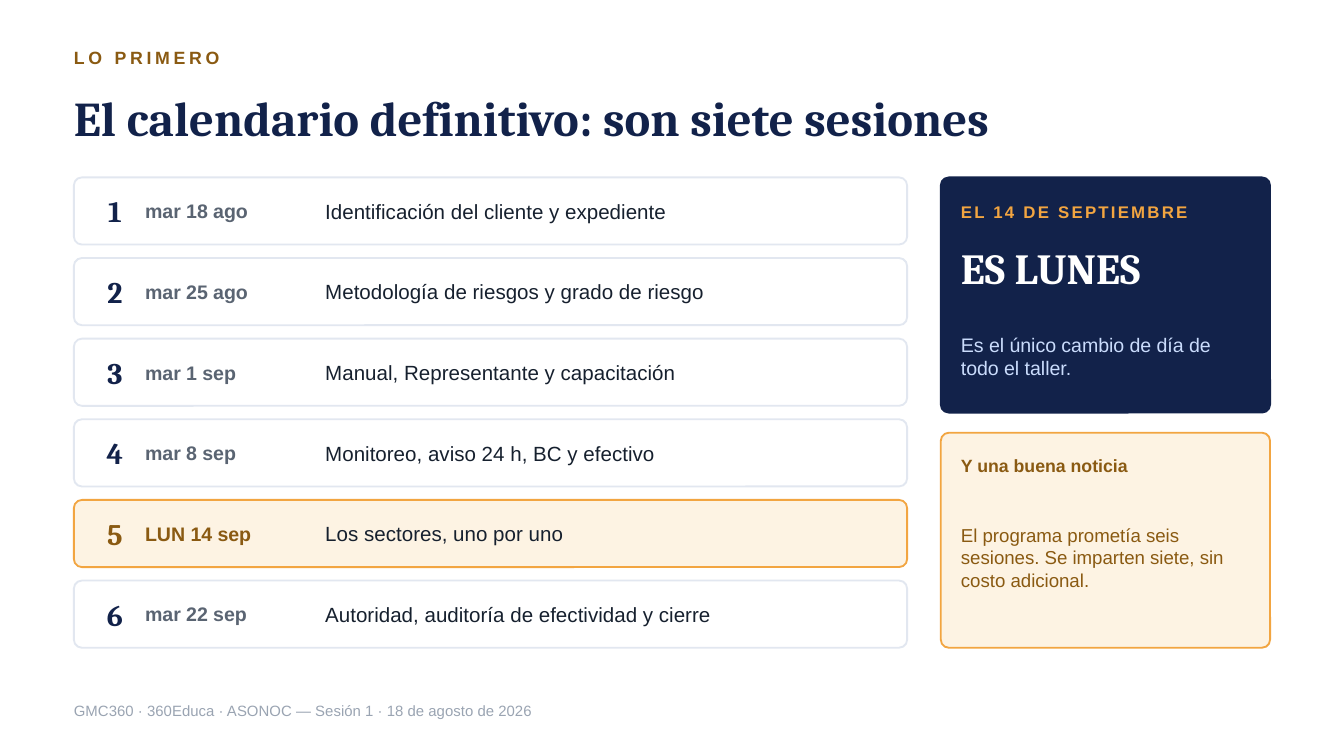
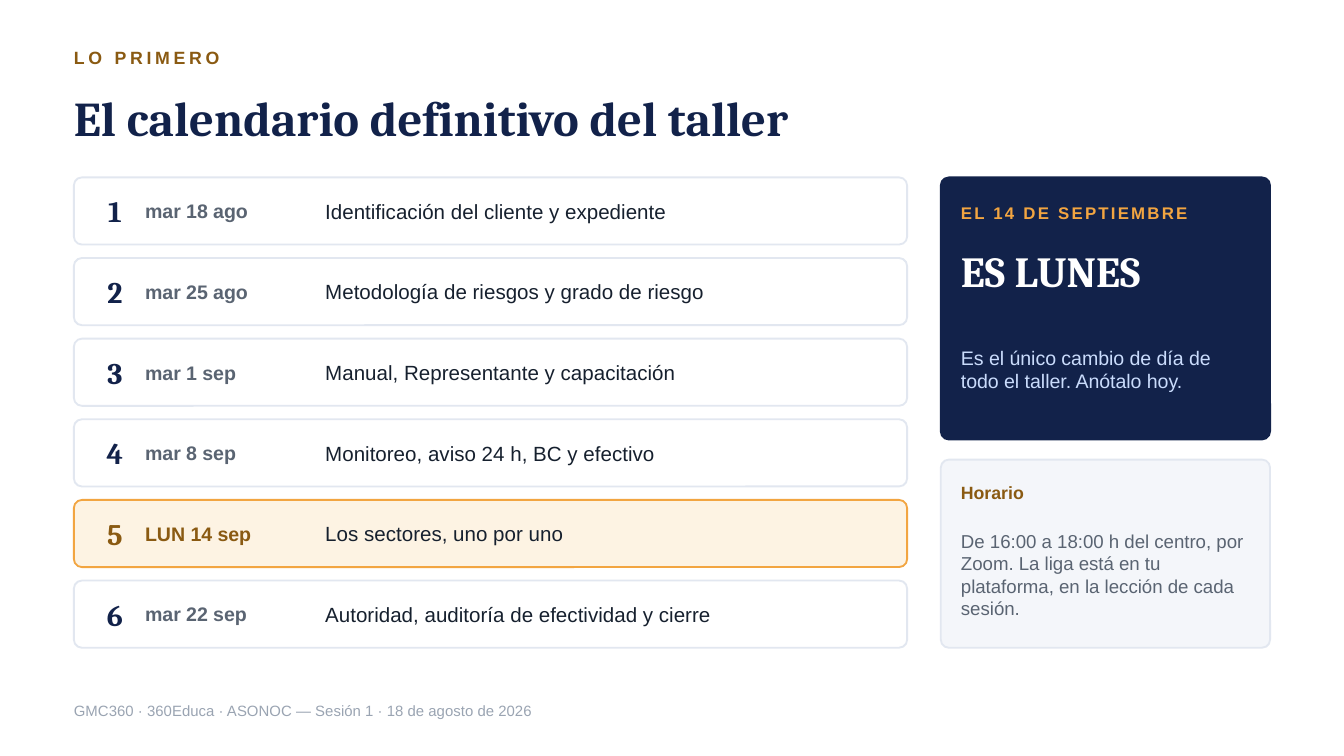
Before and after one commit to maribelvazquez/S01-TAV-IDENTIFICACION, a slide deck: slide 2 of s01/S01_ALU_01_Presentacion.pptx. Drawn at 1344x756 pixels with LibreOffice and Linux fonts; fonts in the diff are those of the drawing. Boxes give left, top, right and bottom in pixels: in the first picture for what was removed or moved away, otherwise in the second. Text is boxed around its words. In the diff, an @@ line names an element or a change of style, - is before the commit and + after.

```diff
--- a/s01/S01_ALU_01_Presentacion.pptx
+++ b/s01/S01_ALU_01_Presentacion.pptx
@@ text at (74,101,788,137): text changed @@
-El calendario definitivo: son siete sesiones
+El calendario definitivo del taller
@@ rounded rectangle: place and size @@
-rounded rectangle at (941,177,1270,413)
+rounded rectangle at (941,177,1270,439)
@@ rounded rectangle at (941,177,1270,439): proportions changed @@
@@ text at (961,350,1211,392): text changed @@
-Es el único cambio de día de todo el taller.
+Es el único cambio de día de todo el taller. Anótalo hoy.
@@ rounded rectangle: place and size @@
-rounded rectangle at (941,433,1270,648)
+rounded rectangle at (941,460,1270,648)
@@ rounded rectangle at (941,460,1270,648): fill #FDF3E3 to #F4F6FA; outline #F2A541 1 pt to #E2E7F0 1 pt; proportions changed @@
@@ text at (961,486,1024,499): text changed @@
-Y una buena noticia
+Horario
@@ text at (961,534,1243,615): text changed; text colour #8A5A12 to #5A6472 @@
-El programa prometía seis sesiones. Se imparten siete, sin costo adicional.
+De 16:00 a 18:00 h del centro, por Zoom. La liga está en tu plataforma, en la lección de cada sesión.
```
Also in this commit, not shown: 1 other slide changed, 1 slide added, 2 other files.
